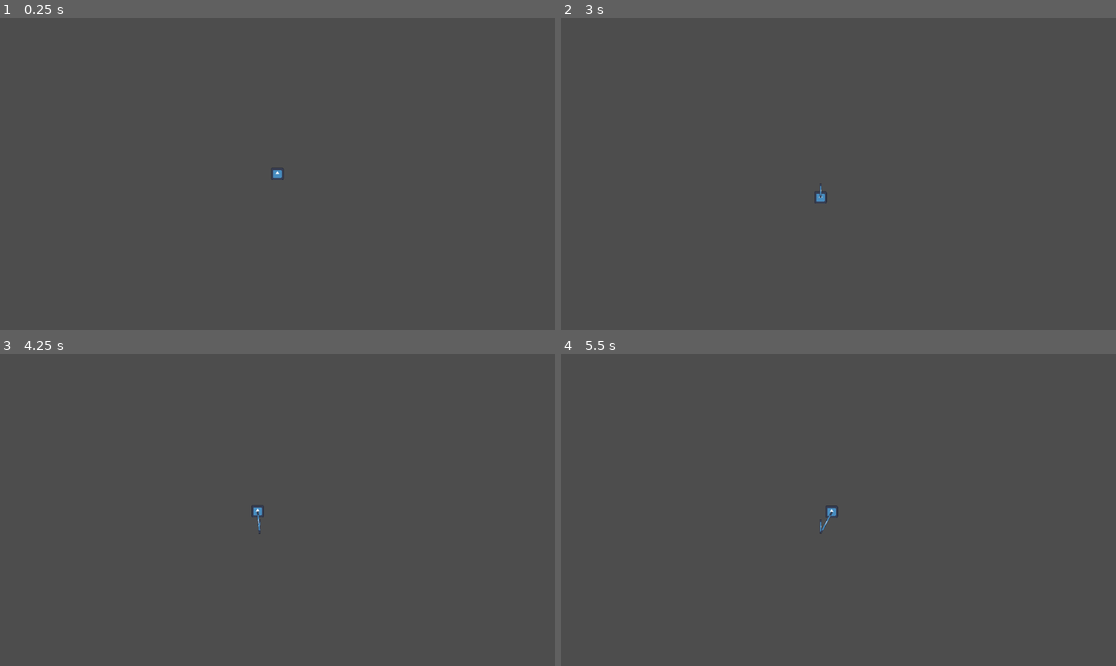
Above: before the commit, frames 1-4 (two rows, left to right).
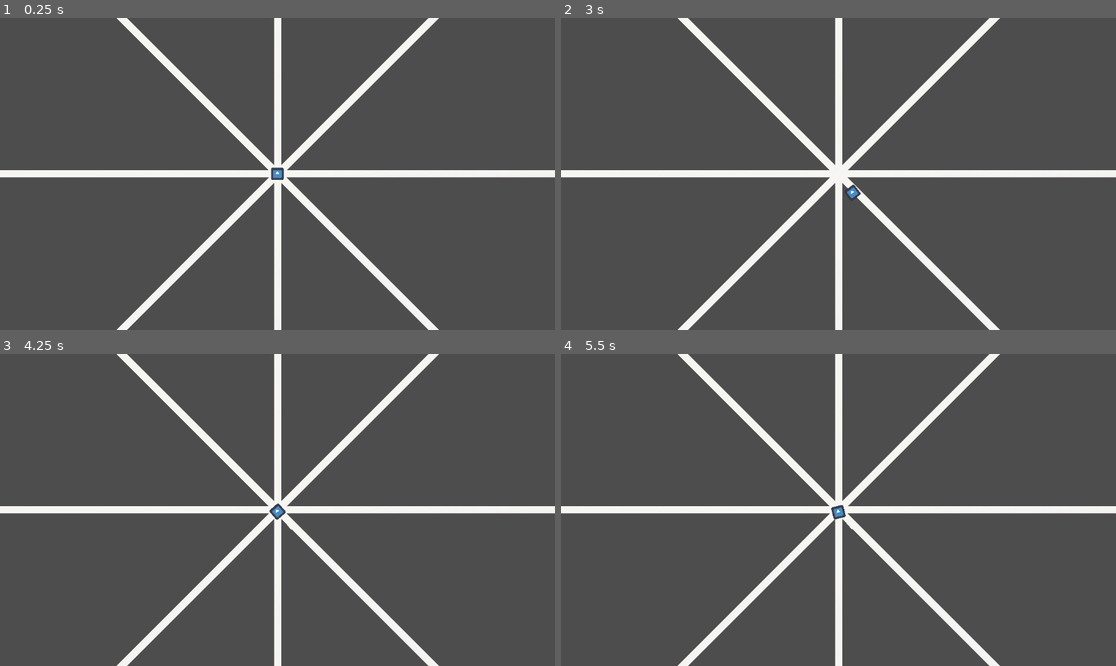
Above: after the commit, the same moments.

Repository: Chickenhatter/web-spider
Game: Godot game, scene res://scenes/main.tscn
The game is run twice, just before and just after one commit, with the same random seed, the same clock (stepped at 60 frames per second) and the same inputs. The project has no main scene, so this scene is started directly. The engine's default icon, where the game draws it, is replaced by a stand-in: a white triangle on a blue panel in a dark square.
Inputs (mouse positions are in pixels of both pictures, inside the frame that each line leads up to):
- Up to frame 1 (0.25 s): no input
- Up to frame 2 (3 s): tap Enter at 0.5 s; move the mouse to (960, 158) at 0.52 s; hold A (ui_a) 0.53-1.28 s; hold Right 0.53-2.03 s; click (960, 158) at 0.67 s; tap Up at 0.77, 1.52 s; tap D (ui_d) at 0.8, 1.35 s; move the mouse to (727, 189) at 1.27 s; tap S (ui_s) at 1.55 s; tap Space at 2 s; move the mouse to (894, 105) at 2.02 s; hold Left 2.03-2.78 s; hold S (ui_s) 2.03-2.78 s; tap T (ui_t) at 2.3, 2.85 s; move the mouse to (810, 236) at 2.77 s; hold Right from 2.78 s (still down); click (810, 236) at 2.92 s
- Up to frame 3 (4.25 s): keep holding Right; tap Up at 3.02, 3.77 s; tap W (ui_w) at 3.05 s; tap Enter at 3.5 s; move the mouse to (444, 556) at 3.52 s; hold W (ui_w) from 3.53 s (still down); tap A (ui_a) at 3.8 s
- Up to frame 4 (5.5 s): move the mouse to (672, 463) at 4.27 s; release Right at 4.28 s; release W (ui_w) at 4.28 s; hold Left 4.28-5.03 s; tap A (ui_a) at 4.35 s; tap Up at 4.52 s; tap D (ui_d) at 4.55 s; tap Space at 5 s; move the mouse to (866, 510) at 5.02 s; hold Right from 5.03 s (still down); hold D (ui_d) from 5.03 s (still down); click (866, 510) at 5.17 s; tap S (ui_s) at 5.3 s

The runs differ from the first frame. In frame 1, 7.6% of the frame differs, in the area x 0-100%, y 0-100%; in frame 2, 7.7%; in frame 3, 7.7%; in frame 4, 7.6%.
Error before the commit: Invalid access to property or key 'name' on a base object of type 'null instance'. (res://code/webbed.gd:33)

Commit message:
2hr 9m added new spider move and trying to solve circle

Diff:
--- a/code/spider.gd
+++ b/code/spider.gd
@@ -12,12 +12,12 @@
 	else:
 		var movement = Vector2.ZERO
 		if Input.is_action_pressed('ui_w'):
-			movement.y -= 1
+			movement = Vector2.UP.rotated(deg_to_rad(rotation_degrees))
 		if Input.is_action_pressed('ui_s'):
-			movement.y += 1
+			movement = Vector2.DOWN.rotated(deg_to_rad(rotation_degrees))
 		if Input.is_action_pressed('ui_a'):
-			movement.x -= 1
+			$".".rotation_degrees -= 1
 		if Input.is_action_pressed('ui_d'):
-			movement.x += 1
+			$".".rotation_degrees += 1
 		velocity = movement * 300
 	move_and_slide()
--- a/code/spider_area.gd
+++ b/code/spider_area.gd
@@ -9,7 +9,6 @@
 # Called every frame. 'delta' is the elapsed time since the previous frame.
 func _process(delta: float) -> void:
 	if web_checker() == true:
-		print('g')
 		Trader.dans_area = true
 	else:
 		Trader.dans_area = false
--- a/code/trader.gd
+++ b/code/trader.gd
@@ -1,6 +1,6 @@
 extends Node
 var dans_area = true
-
+var holding_web = 1
 # Called when the node enters the scene tree for the first time.
 func _ready() -> void:
 	pass # Replace with function body.
--- a/code/web_control.gd
+++ b/code/web_control.gd
@@ -12,7 +12,8 @@
 
 func _unhandled_input(event):
 	if event.is_action_pressed("ui_t"):
-		web()
+		if Trader.holding_web == 1:
+			web()
 func web():
 	var webbed = webscene.instantiate()
 	webbed.global_position = $"../Spider/Node2D".global_position
--- a/code/webbed.gd
+++ b/code/webbed.gd
@@ -29,5 +29,9 @@
 func _unhandled_input(event):
 	if event.is_action_pressed("ui_t"):
 		if Trader.dans_area == true:
-			going = false
-			$Web.name == 'Web'
+			await get_tree().create_timer(0.1).timeout
+			if Trader.dans_area == true:
+				if going == true:
+					going = false
+					$fall.name = 'Web'
+					Trader.holding_web = 1
--- a/scenes/main.tscn
+++ b/scenes/main.tscn
@@ -5,6 +5,7 @@
 [ext_resource type="Texture2D" uid="uid://4q335xxs2p" path="res://icon.svg" id="2_jyhfs"]
 [ext_resource type="Script" uid="uid://3ao5vpafleh6" path="res://code/smdam.gd" id="3_sugp2"]
 [ext_resource type="Script" uid="uid://bvgbpnsvlvm08" path="res://code/spider_area.gd" id="3_tbgi4"]
+[ext_resource type="Texture2D" uid="uid://m66bvjlqbb6r" path="res://assets/white.png" id="5_tefeu"]
 
 [sub_resource type="RectangleShape2D" id="RectangleShape2D_0wfyh"]
 size = Vector2(5760, 0)
@@ -16,6 +17,7 @@
 [node name="Spider" type="Node2D" parent="Node2D" unique_id=2039299554]
 
 [node name="Spider" type="CharacterBody2D" parent="Node2D/Spider" unique_id=806650420]
+z_index = 10
 script = ExtResource("1_0wfyh")
 
 [node name="CollisionPolygon2D" type="CollisionPolygon2D" parent="Node2D/Spider/Spider" unique_id=1057952904]
@@ -50,6 +52,12 @@
 [node name="CollisionShape2D" type="CollisionShape2D" parent="Node2D/Base web/Node2D/Web" unique_id=2071263381]
 shape = SubResource("RectangleShape2D_0wfyh")
 
+[node name="White" type="Sprite2D" parent="Node2D/Base web/Node2D/Web" unique_id=1718065354]
+position = Vector2(0.5000357, -1.5)
+scale = Vector2(26.067873, -0.46107787)
+texture = ExtResource("5_tefeu")
+region_rect = Rect2(155.143, 338.57114, 45.714264, 9.142853)
+
 [node name="Node2D2" type="Node2D" parent="Node2D/Base web" unique_id=788259839]
 rotation = 1.5707964
 
@@ -58,6 +66,12 @@
 [node name="CollisionShape2D" type="CollisionShape2D" parent="Node2D/Base web/Node2D2/Web" unique_id=1441207620]
 position = Vector2(-1.5, 0)
 shape = SubResource("RectangleShape2D_0wfyh")
+
+[node name="White" type="Sprite2D" parent="Node2D/Base web/Node2D2/Web" unique_id=1317437284]
+position = Vector2(0.5000357, -1.5)
+scale = Vector2(26.067873, -0.46107787)
+texture = ExtResource("5_tefeu")
+region_rect = Rect2(155.143, 338.57114, 45.714264, 9.142853)
 
 [node name="Node2D3" type="Node2D" parent="Node2D/Base web" unique_id=660640027]
 rotation = 0.7853982
@@ -68,6 +82,12 @@
 position = Vector2(-1.5, 0)
 shape = SubResource("RectangleShape2D_0wfyh")
 
+[node name="White" type="Sprite2D" parent="Node2D/Base web/Node2D3/Web" unique_id=429174299]
+position = Vector2(0.5000357, -1.5)
+scale = Vector2(26.067873, -0.46107787)
+texture = ExtResource("5_tefeu")
+region_rect = Rect2(155.143, 338.57114, 45.714264, 9.142853)
+
 [node name="Node2D4" type="Node2D" parent="Node2D/Base web" unique_id=1879313893]
 rotation = 2.3561945
 
@@ -77,6 +97,12 @@
 position = Vector2(-1.4142137, 0)
 shape = SubResource("RectangleShape2D_0wfyh")
 
+[node name="White" type="Sprite2D" parent="Node2D/Base web/Node2D4/Web" unique_id=1351751595]
+position = Vector2(0.5000357, -1.5)
+scale = Vector2(26.067873, -0.46107787)
+texture = ExtResource("5_tefeu")
+region_rect = Rect2(155.143, 338.57114, 45.714264, 9.142853)
+
 [node name="Webby" type="Node2D" parent="Node2D" unique_id=968567277]
 
 [node name="Node2D" type="Node2D" parent="Node2D/Webby" unique_id=73878123]
--- a/scenes/web.tscn
+++ b/scenes/web.tscn
@@ -1,28 +1,30 @@
 [gd_scene format=3 uid="uid://bufvu62rxxibf"]
 
 [ext_resource type="Script" uid="uid://domdrox5vtsw8" path="res://code/webbed.gd" id="1_82gy5"]
-[ext_resource type="Texture2D" uid="uid://4q335xxs2p" path="res://icon.svg" id="1_i3sim"]
+[ext_resource type="Texture2D" uid="uid://m66bvjlqbb6r" path="res://assets/white.png" id="2_82gy5"]
 
 [sub_resource type="RectangleShape2D" id="RectangleShape2D_82gy5"]
+size = Vector2(4, 0)
 
 [sub_resource type="RectangleShape2D" id="RectangleShape2D_ci1m2"]
+size = Vector2(0, 0)
 
 [node name="Node2D" type="Node2D" unique_id=1074038496]
 
-[node name="CharacterBody2D" type="CharacterBody2D" parent="." unique_id=160965738]
+[node name="Webrenessmaker" type="CharacterBody2D" parent="." unique_id=160965738]
 collision_layer = 0
 collision_mask = 0
 script = ExtResource("1_82gy5")
 
-[node name="fall" type="Area2D" parent="CharacterBody2D" unique_id=2087630847]
+[node name="fall" type="Area2D" parent="Webrenessmaker" unique_id=2087630847]
 
-[node name="CollisionShape2D" type="CollisionShape2D" parent="CharacterBody2D/fall" unique_id=1901091252]
+[node name="CollisionShape2D" type="CollisionShape2D" parent="Webrenessmaker/fall" unique_id=1901091252]
 shape = SubResource("RectangleShape2D_82gy5")
 
-[node name="Sprite2D" type="Sprite2D" parent="CharacterBody2D/fall" unique_id=594103458]
-position = Vector2(-5.9604645e-08, 3.5762787e-07)
-scale = Vector2(0.031249998, 0.15624999)
-texture = ExtResource("1_i3sim")
+[node name="Sprite2D" type="Sprite2D" parent="Webrenessmaker/fall" unique_id=594103458]
+position = Vector2(-5.9604645e-08, 8.34465e-07)
+scale = Vector2(0.018099548, 0.13173655)
+texture = ExtResource("2_82gy5")
 
-[node name="CollisionShape2D" type="CollisionShape2D" parent="CharacterBody2D" unique_id=218274563]
+[node name="CollisionShape2D" type="CollisionShape2D" parent="Webrenessmaker" unique_id=218274563]
 shape = SubResource("RectangleShape2D_ci1m2")
Binary file added: assets/white.png
Not shown, added: assets/white.png.import
